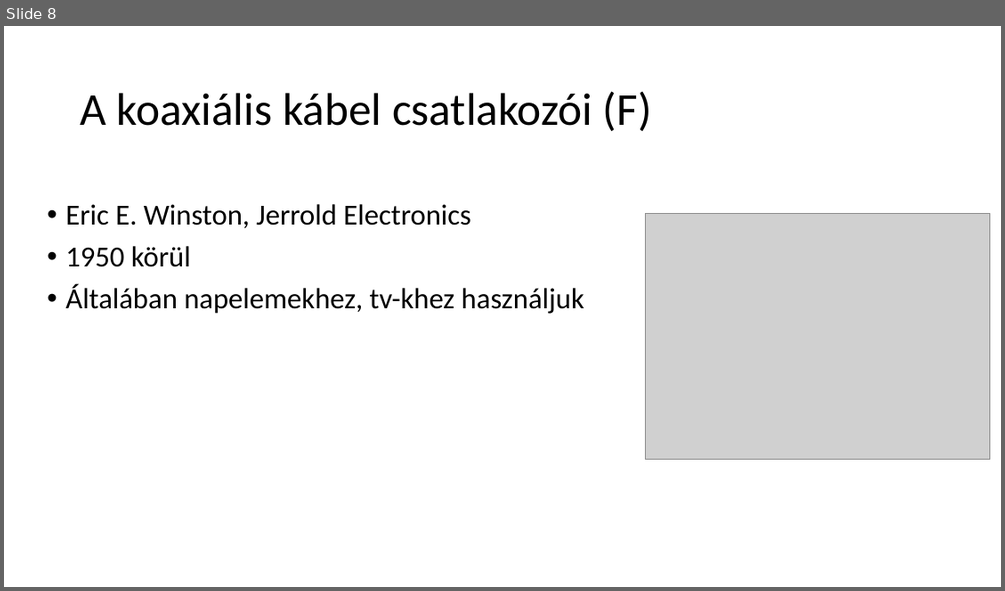
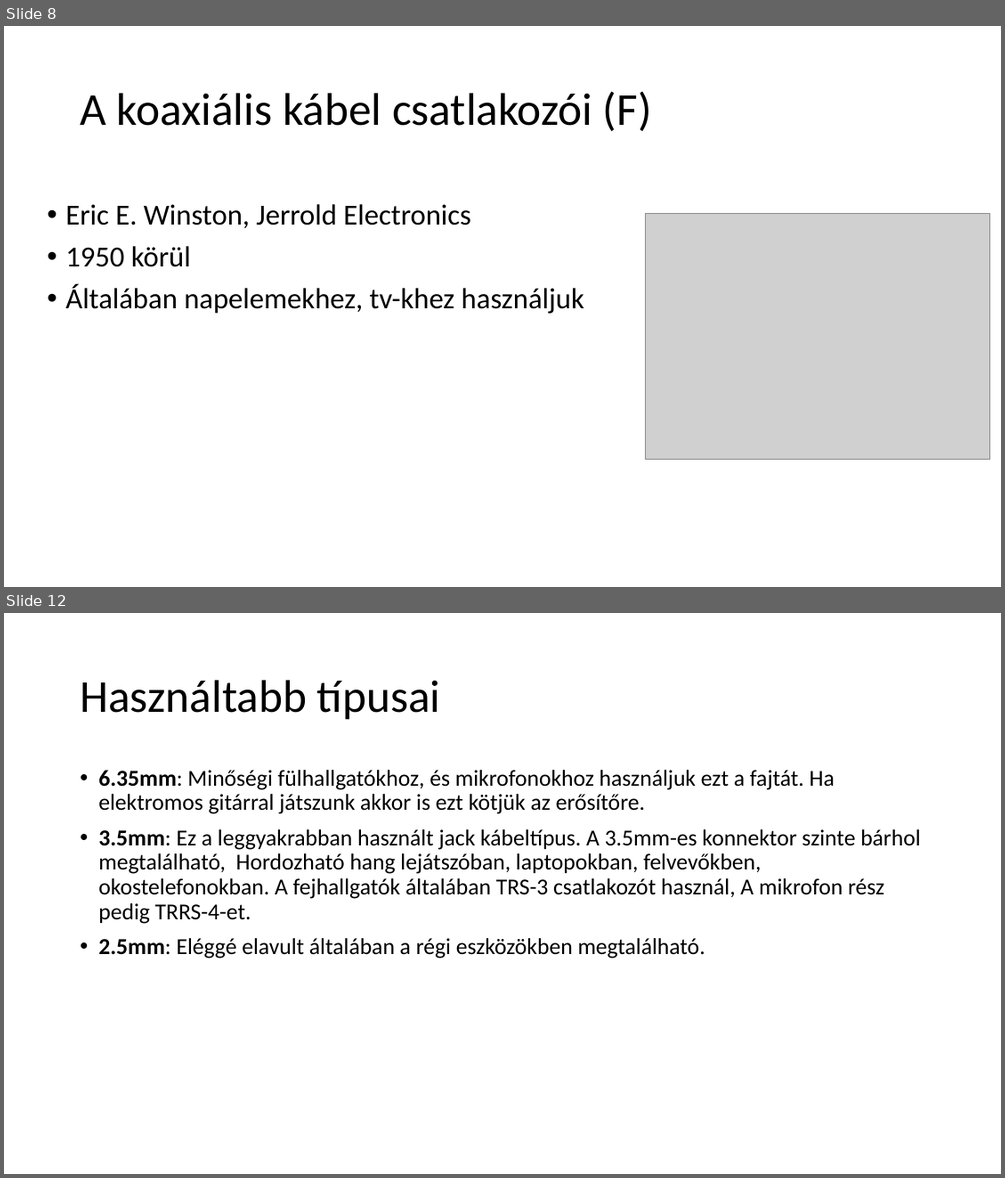
Before and after one commit to peterdaviid/Atviteli_kozeg_project, a slide deck: Vezetékes és vezeték nélküli átviteli közegek.pptx. Shown one above the other, each under a label of ours: slide 8 before the commit, slides 8 and 12 after it; the slides between them are not shown. The pictures are 1005x591 and 1005x1178 pixels, drawn with LibreOffice and Linux fonts; fonts in the diff are those of the drawing; grey boxes stand for pictures. Boxes give left, top, right and bottom in pixels: in the first picture for what was removed or moved away, otherwise in the second. Text is boxed around its words. In the diff, an @@ line names an element or a change of style, - is before the commit and + after.

Commit message:
Ppt készítés
Rafi: koaxiális kábel részt befejeztem, és az audio kábelt kezdtem el írni, történet, és a típusai-t kifejtettem
Szilárd: Szélessávú koaxiális kábel leírás, szélessávú rendszerek
Dávid: B E T E G

```diff
--- a/Vezetékes és vezeték nélküli átviteli közegek.pptx
+++ b/Vezetékes és vezeték nélküli átviteli közegek.pptx
@@ slide 12 added at box(4, 613, 1001, 1174), background #FFFFFF @@
@@ title added at box(80, 680, 441, 720), 44 pt, text #000000 @@
+Használtabb típusai
@@ text added at box(98, 770, 920, 958), 22 pt, text #000000 @@
+• 6.35mm: Minőségi fülhallgatókhoz, és mikrofonokhoz használjuk ezt a fajtát. Ha elektromos gitárral játszunk akkor is ezt kötjük az erősítőre.
+• 3.5mm: Ez a leggyakrabban használt jack kábeltípus. A 3.5mm-es konnektor szinte bárhol megtalálható, Hordozható hang lejátszóban, laptopokban, felvevőkben, okostelefonokban. A fejhallgatók általában TRS-3 csatlakozót használ, A mikrofon rész pedig TRRS-4-et.
+• 2.5mm: Eléggé elavult általában a régi eszközökben megtalálható.
```
Also in this commit, not shown: 2 slides changed, 3 other slides added, 1 slide removed.
